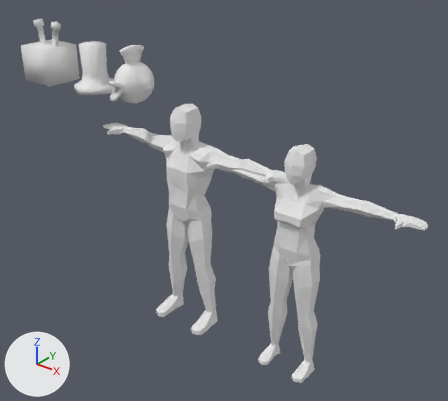
Renders of the Blender file Assets/Meshes/human.blend from each side of a commit.
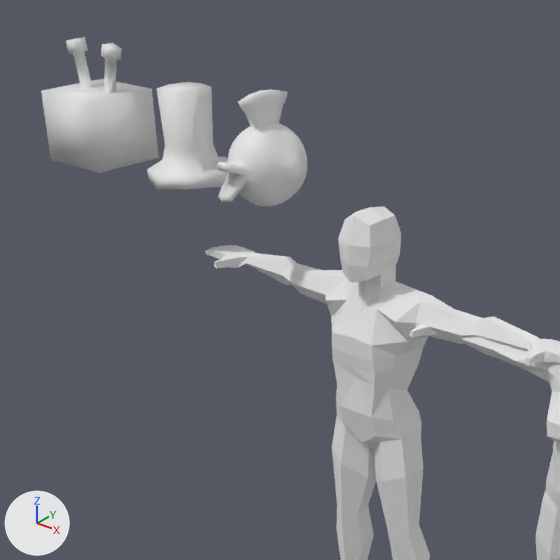
Each version appears first whole from a 50 mm camera at (2.47, -3.23, 3.22) aimed at (-0.23, 0.14, 1.12), and next in a close-up on the part from 0% to 63% of the width and 0% to 70% of the height. Arrows for +X, +Y and +Z are at lower left; the lights stay in place.
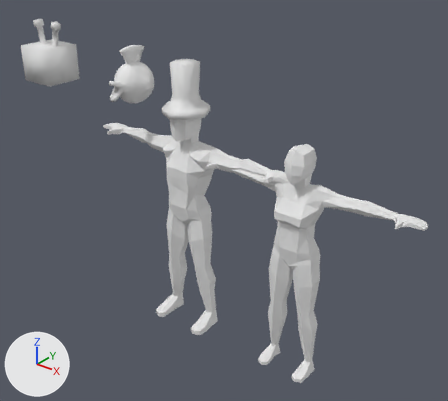
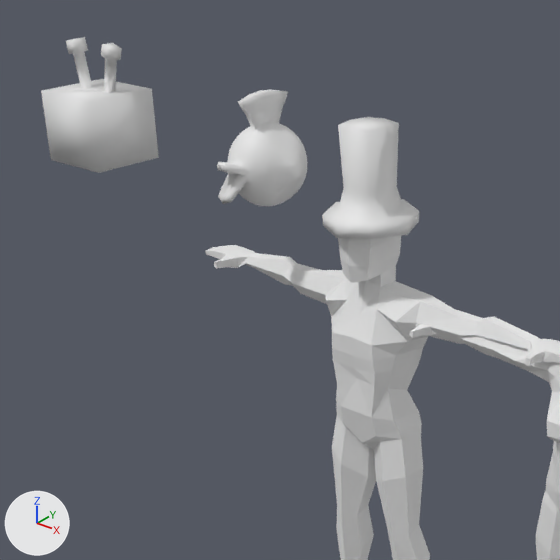
Location of each change, [x1, y1, x2, y2] in pixels of the close-ups (560 x 560 px):
```json
{"object": "Cube.001", "change": "moved", "before": [147, 82, 228, 189], "after": [322, 117, 419, 239]}
```

Edits to the scene script, one JSON object a line:
```json
{"op": "set", "path": "ob_cube_001.location", "old": "(-1.494, 0.038, 1.732)", "new": "(-0.5, 0.038, 1.732)"}
```
